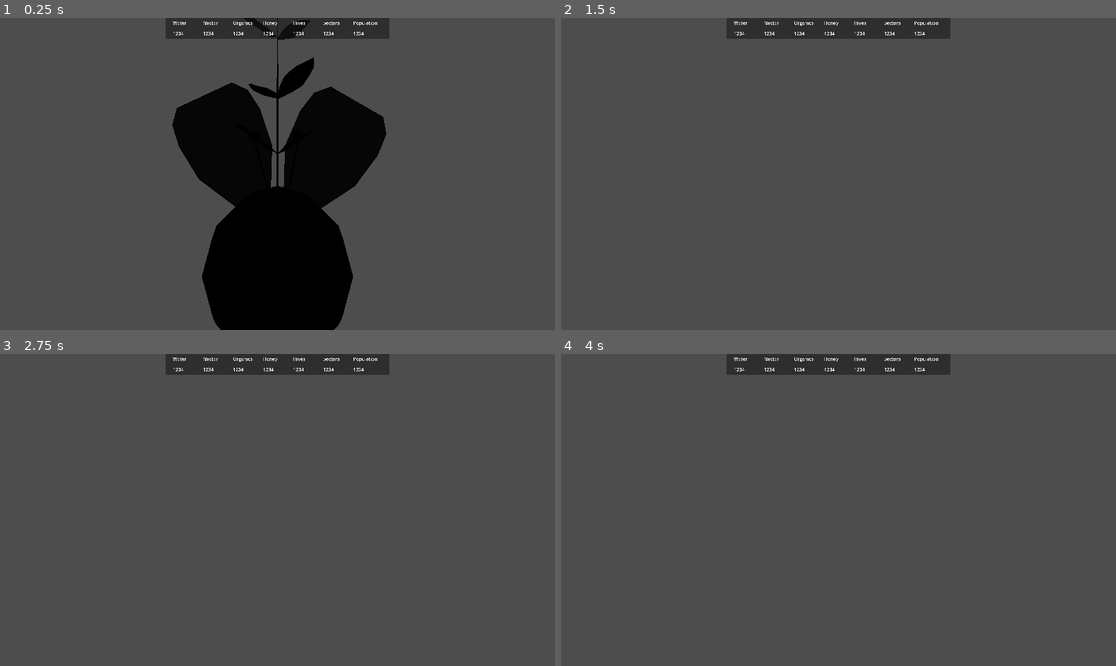
Above: before the commit, frames 1-4 (two rows, left to right).
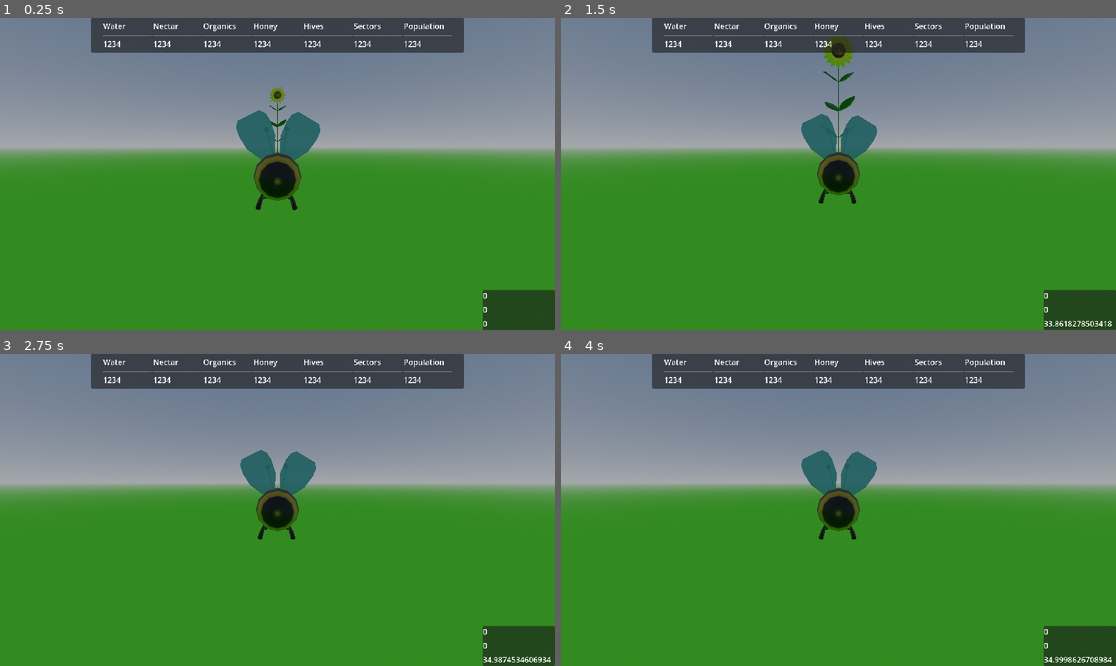
Above: after the commit, the same moments.

Repository: chocolandTV/bee-hiverimps
Game: Godot game, scene res://scenes/_game/game.tscn
Two runs of this game, one before a commit and one after it. Both use one fixed random seed, a clock stepped at 60 frames per second and the inputs below.
Inputs (mouse positions are in pixels of both pictures, inside the frame that each line leads up to):
- Up to frame 1 (0.25 s): no input
- Up to frame 2 (1.5 s): tap Enter at 0.5 s; move the mouse to (866, 174) at 0.52 s; hold Right mouse button (right_click) 0.53-1.28 s; hold W (move_forward) from 0.53 s (still down); click (866, 174) at 0.67 s; move the mouse to (810, 174) at 1.27 s; right-click (810, 174) at 1.35 s; click (810, 174) at 1.42 s
- Up to frame 3 (2.75 s): keep holding W (move_forward); move the mouse to (288, 503) at 2.02 s; hold Right mouse button (right_click) from 2.03 s (still down); click (288, 503) at 2.17 s
- Up to frame 4 (4 s): keep holding W (move_forward); move the mouse to (832, 516) at 2.77 s; release Right mouse button (right_click) at 2.78 s; right-click (832, 516) at 2.85 s; click (832, 516) at 2.92 s; move the mouse to (877, 513) at 3.52 s; hold Right mouse button (right_click) from 3.53 s (still down); click (877, 513) at 3.67 s

The runs differ from the first frame. In frame 1, 95% of the frame differs, in the area x 0-100%, y 0-100%; in frame 2, 96%; in frame 3, 96%; in frame 4, 96%.

Commit message:
blue_move_towards

Diff:
--- a/project.godot
+++ b/project.godot
@@ -23,8 +23,6 @@
 
 [display]
 
-window/size/viewport_width=1920
-window/size/viewport_height=1080
 window/stretch/aspect="expand"
 
 [global_group]
@@ -35,103 +33,63 @@
 organic="ressource_type"
 honey="ressource_type"
 Hive="structure"
+Player=""
 
 [input]
 
 left_click={
 "deadzone": 0.5,
 "events": [Object(InputEventMouseButton,"resource_local_to_scene":false,"resource_name":"","device":-1,"window_id":0,"a …(253 unchanged characters)…
+, Object(InputEventJoypadButton,"resource_local_to_scene":false,"resource_name":"","device":-1,"button_index":0,"pressure":0.0,"pressed":true,"script":null)
 ]
 }
 move_left={
 "deadzone": 0.5,
 "events": [Object(InputEventKey,"resource_local_to_scene":false,"resource_name":"","device":-1,"window_id":0,"alt_press …(191 unchanged characters)…
+, Object(InputEventJoypadMotion,"resource_local_to_scene":false,"resource_name":"","device":-1,"axis":0,"axis_value":-1.0,"script":null)
 ]
 }
 move_right={
 "deadzone": 0.5,
 "events": [Object(InputEventKey,"resource_local_to_scene":false,"resource_name":"","device":-1,"window_id":0,"alt_press …(192 unchanged characters)…
+, Object(InputEventJoypadMotion,"resource_local_to_scene":false,"resource_name":"","device":-1,"axis":0,"axis_value":1.0,"script":null)
 ]
 }
 move_forward={
 "deadzone": 0.5,
 "events": [Object(InputEventKey,"resource_local_to_scene":false,"resource_name":"","device":-1,"window_id":0,"alt_press …(192 unchanged characters)…
+, Object(InputEventJoypadMotion,"resource_local_to_scene":false,"resource_name":"","device":-1,"axis":1,"axis_value":-1.0,"script":null)
 ]
 }
 move_backward={
 "deadzone": 0.5,
 "events": [Object(InputEventKey,"resource_local_to_scene":false,"resource_name":"","device":-1,"window_id":0,"alt_press …(192 unchanged characters)…
-]
-}
-right_click={
-"deadzone": 0.5,
-"events": [Object(InputEventMouseButton,"resource_local_to_scene":false,"resource_name":"","device":-1,"window_id":0,"alt_pressed":false,"shift_pressed":false,"ctrl_pressed":false,"meta_pressed":false,"button_mask":0,"position":Vector2(0, 0),"global_position":Vector2(0, 0),"factor":1.0,"button_index":2,"canceled":false,"pressed":false,"double_click":false,"script":null)
+, Object(InputEventJoypadMotion,"resource_local_to_scene":false,"resource_name":"","device":-1,"axis":1,"axis_value":1.0,"script":null)
 ]
 }
 menu={
 "deadzone": 0.5,
 "events": [Object(InputEventKey,"resource_local_to_scene":false,"resource_name":"","device":-1,"window_id":0,"alt_press …(195 unchanged characters)…
 , Object(InputEventKey,"resource_local_to_scene":false,"resource_name":"","device":-1,"window_id":0,"alt_pressed":false …(183 unchanged characters)…
+, Object(InputEventJoypadButton,"resource_local_to_scene":false,"resource_name":"","device":-1,"button_index":6,"pressure":0.0,"pressed":true,"script":null)
 ]
 }
 move_up={
 "deadzone": 0.5,
 "events": [Object(InputEventKey,"resource_local_to_scene":false,"resource_name":"","device":-1,"window_id":0,"alt_press …(191 unchanged characters)…
+, Object(InputEventJoypadMotion,"resource_local_to_scene":false,"resource_name":"","device":-1,"axis":5,"axis_value":1.0,"script":null)
 ]
 }
 move_down={
 "deadzone": 0.5,
 "events": [Object(InputEventKey,"resource_local_to_scene":false,"resource_name":"","device":-1,"window_id":0,"alt_press …(195 unchanged characters)…
+, Object(InputEventJoypadMotion,"resource_local_to_scene":false,"resource_name":"","device":-1,"axis":4,"axis_value":1.0,"script":null)
 ]
 }
-left_stick_left={
+right_click={
 "deadzone": 0.5,
-"events": [Object(InputEventJoypadMotion,"resource_local_to_scene":false,"resource_name":"","device":-1,"axis":0,"axis_value":-1.0,"script":null)
-]
-}
-left_stick_right={
-"deadzone": 0.5,
-"events": [Object(InputEventJoypadMotion,"resource_local_to_scene":false,"resource_name":"","device":-1,"axis":0,"axis_value":1.0,"script":null)
-]
-}
-left_trigger={
-"deadzone": 0.5,
-"events": [Object(InputEventJoypadMotion,"resource_local_to_scene":false,"resource_name":"","device":-1,"axis":4,"axis_value":1.0,"script":null)
-]
-}
-right_trigger={
-"deadzone": 0.5,
-"events": [Object(InputEventJoypadMotion,"resource_local_to_scene":false,"resource_name":"","device":-1,"axis":5,"axis_value":1.0,"script":null)
-]
-}
-left_stick_up={
-"deadzone": 0.5,
-"events": [Object(InputEventJoypadMotion,"resource_local_to_scene":false,"resource_name":"","device":-1,"axis":1,"axis_value":-1.0,"script":null)
-]
-}
-left_stick_down={
-"deadzone": 0.5,
-"events": [Object(InputEventJoypadMotion,"resource_local_to_scene":false,"resource_name":"","device":-1,"axis":1,"axis_value":1.0,"script":null)
-]
-}
-right_stick_left={
-"deadzone": 0.5,
-"events": [Object(InputEventJoypadMotion,"resource_local_to_scene":false,"resource_name":"","device":-1,"axis":2,"axis_value":-1.0,"script":null)
-]
-}
-right_stick_right={
-"deadzone": 0.5,
-"events": [Object(InputEventJoypadMotion,"resource_local_to_scene":false,"resource_name":"","device":-1,"axis":2,"axis_value":1.0,"script":null)
-]
-}
-right_stick_up={
-"deadzone": 0.5,
-"events": [Object(InputEventJoypadMotion,"resource_local_to_scene":false,"resource_name":"","device":-1,"axis":3,"axis_value":-1.0,"script":null)
-]
-}
-right_stick_down={
-"deadzone": 0.5,
-"events": [Object(InputEventJoypadMotion,"resource_local_to_scene":false,"resource_name":"","device":-1,"axis":3,"axis_value":1.0,"script":null)
+"events": [Object(InputEventMouseButton,"resource_local_to_scene":false,"resource_name":"","device":-1,"window_id":0,"alt_pressed":false,"shift_pressed":false,"ctrl_pressed":false,"meta_pressed":false,"button_mask":0,"position":Vector2(0, 0),"global_position":Vector2(0, 0),"factor":1.0,"button_index":2,"canceled":false,"pressed":false,"double_click":false,"script":null)
+, Object(InputEventJoypadButton,"resource_local_to_scene":false,"resource_name":"","device":-1,"button_index":1,"pressure":0.0,"pressed":true,"script":null)
 ]
 }
 
@@ -154,6 +112,11 @@
 2d_physics/layer_8="guard"
 3d_physics/layer_8="guard"
 
+[physics]
+
+3d/default_gravity=0.0
+3d/default_gravity_vector=Vector3(0, 0, 0)
+
 [rendering]
 
 textures/canvas_textures/default_texture_filter=0
--- /dev/null
+++ b/resources/enviroment.tres
@@ -0,0 +1,7 @@
+[gd_resource type="Environment" load_steps=2 format=3 uid="uid://dqgx2xd3lwjpw"]
+
+[ext_resource type="Sky" uid="uid://pp13hrck8shm" path="res://resources/sky.tres" id="1_5u5cs"]
+
+[resource]
+background_mode = 2
+sky = ExtResource("1_5u5cs")
--- /dev/null
+++ b/resources/sky.tres
@@ -0,0 +1,6 @@
+[gd_resource type="Sky" load_steps=2 format=3 uid="uid://pp13hrck8shm"]
+
+[ext_resource type="Material" uid="uid://b0kgu8fmfn224" path="res://resources/sky_mat.tres" id="1_gd1ax"]
+
+[resource]
+sky_material = ExtResource("1_gd1ax")
--- /dev/null
+++ b/resources/sky_mat.tres
@@ -0,0 +1,4 @@
+[gd_resource type="ProceduralSkyMaterial" format=3 uid="uid://b0kgu8fmfn224"]
+
+[resource]
+ground_bottom_color = Color(0.2, 0.541176, 0.133333, 1)
--- a/scenes/_game/game.tscn
+++ b/scenes/_game/game.tscn
@@ -6,6 +6,7 @@
 [ext_resource type="Script" path="res://scenes/camera/bee_game_camera.gd" id="4_mt2we"]
 [ext_resource type="PackedScene" uid="uid://dqnwjn7m2bolx" path="res://scenes/AI/makro_ai.tscn" id="4_xcci7"]
 [ext_resource type="PackedScene" uid="uid://b60euih65a4qy" path="res://scenes/AI/mikro_ai.tscn" id="5_0pq0v"]
+[ext_resource type="Environment" uid="uid://dqgx2xd3lwjpw" path="res://resources/enviroment.tres" id="7_63ppr"]
 
 [node name="Game_World" type="Node3D"]
 
@@ -24,17 +25,20 @@
 [node name="Flowers" type="Node3D" parent="."]
 
 [node name="sunfLower" parent="Flowers" instance=ExtResource("1_08la1")]
-transform = Transform3D(-4.37114e-08, 0, -1, 0, 1, 0, 1, 0, -4.37114e-08, 0, 0, -9.35436)
+transform = Transform3D(-4.37114e-08, 0, 1, 0, 1, 0, -1, 0, -4.37114e-08, 0, 0, 42.2278)
 
-[node name="Player" parent="." node_paths=PackedStringArray("camera") instance=ExtResource("2_5dbd4")]
+[node name="Player" parent="." instance=ExtResource("2_5dbd4")]
 mouse_sensitivity = Vector2(0.345, 0.37)
-camera = NodePath("../Camera3D")
 
 [node name="Camera3D" parent="." node_paths=PackedStringArray("player") instance=ExtResource("3_qhusv")]
-transform = Transform3D(1, 0, 0, 0, 1, 0, 0, 0, 1, 0, 0, 4.06674)
+transform = Transform3D(-1, 0, -8.74228e-08, 0, 1, 0, 8.74228e-08, 0, -1, 0, 0, -16.369)
 script = ExtResource("4_mt2we")
 player = NodePath("../Player")
+target_distance = 10.53
 
 [node name="Makro_AI" parent="." instance=ExtResource("4_xcci7")]
 
 [node name="Mikro_AI" parent="." instance=ExtResource("5_0pq0v")]
+
+[node name="WorldEnvironment" type="WorldEnvironment" parent="."]
+environment = ExtResource("7_63ppr")
--- a/scenes/characters/Bee_player.tscn
+++ b/scenes/characters/Bee_player.tscn
@@ -47,14 +47,13 @@
 "flying": SubResource("Animation_c338g")
 }
 
-[node name="Bee_player" type="CharacterBody3D"]
+[node name="Bee_player" type="CharacterBody3D" groups=["Player"]]
 script = ExtResource("1_jivfb")
 
 [node name="CollisionShape3D" type="CollisionShape3D" parent="."]
 shape = SubResource("CapsuleShape3D_lcj0i")
 
 [node name="mainBee" parent="." instance=ExtResource("2_sb44p")]
-transform = Transform3D(-1, 0, 8.74228e-08, 0, 1, 0, -8.74228e-08, 0, -1, 0, 0, 0)
 
 [node name="Skeleton3D" parent="mainBee/Armature" index="0"]
 bones/11/position = Vector3(0.507713, 2.11793, 0.98719)
--- a/scenes/characters/bee_player.gd
+++ b/scenes/characters/bee_player.gd
@@ -1,106 +1,61 @@
 extends CharacterBody3D
 
-@export var speed := 10.0
-@export var boost_speed := 20.0
-@export var rotation_speed := 5.0
+@export var speed := 35.0
+@export var rotation_speed := 35.0
+@export var fly_speed := 1.0
 
 # For smoother controller/mouse movement
-@export var acceleration := 5.0
+@export var acceleration := 3.5
 @export var fraction : GAME_FRACTION.CLASS
-var player_velocity := Vector3.ZERO
-var is_boosting := false
-
 # Mouse sensitivity for look around
 @export var mouse_sensitivity := Vector2(0.1, 0.1)
-var mouse_position : Vector2
-# Camera and orientation
-@export var camera: Camera3D
-var rotation_x := 0.0
-var rotation_y := 0.0
+#CONST
+const STRAFE_DAMPING : float = 0.75
+#move_towards
+var current_acceleration :float = 0.0
+
+var camera : Camera3D
+var body_velocity : Vector3
+var is_boosting : bool =false
+######### mouse data
+var last_mouse_relative : Vector2
+## get difference from mouse motion
+var mouse_relative : Vector2
+var fly_relative : float
+#### Directions
+var move_direction : Vector2
+var look_direction : Vector2
+var fly_direction : float = 0.0
 
 func _ready():
-    if camera == null:
-        camera = get_node("Camera3D")
-    Input.set_mouse_mode(Input.MOUSE_MODE_CAPTURED)
-
-func _process(delta):
-    _handle_input(delta)
-    _move(delta)
-    _rotate(delta)
+    # get Camera
+    pass
 
 func _input(event):
+    move_direction = Input.get_vector("move_right", "move_left", "move_backward", "move_forward")
+    if event.is_action_pressed("move_up"):
+        fly_relative = 1
+    if event.is_action_released("move_up"):
+        fly_relative = 0
+
+    if event.is_action_pressed("move_down"):
+        fly_relative = -1
+    if event.is_action_released("move_down"):
+        fly_relative = 0
+
     if event is InputEventMouseMotion:
-        mouse_position = event.position
+        #get new mouseposition
+        mouse_relative = event.relative
+        #get vector for difference
+        look_direction = last_mouse_relative - mouse_relative
+        print("look_direction: ", look_direction)
+        #set last mouseposition
+        last_mouse_relative = mouse_relative
 
-# Handle both keyboard/mouse and controller input
-func _handle_input(delta):
-    var input_direction := Vector3.ZERO
+func _physics_process(_delta):
+    current_acceleration  = move_toward(current_acceleration, acceleration, _delta)
 
-    # Keyboard input
-    if Input.is_action_pressed("move_forward"):
-        input_direction.z -= 1
-    if Input.is_action_pressed("move_backward"):
-        input_direction.z += 1
-    if Input.is_action_pressed("move_left"):
-        input_direction.x -= 1
-    if Input.is_action_pressed("move_right"):
-        input_direction.x += 1
-    if Input.is_action_pressed("move_up"):
-        input_direction.y += 1
-    if Input.is_action_pressed("move_down"):
-        input_direction.y -= 1
-
-    # Controller input (assuming the left stick for movement, right stick for look)
-    var controller_direction := Vector3(
-        Input.get_axis("left_stick_left", "left_stick_right"),
-        Input.get_axis("left_trigger", "right_trigger"),  # Assuming triggers for up/down
-        Input.get_axis("left_stick_up", "left_stick_down")
-    )
-
-    # Combine inputs
-    if controller_direction != Vector3.ZERO:
-        input_direction = controller_direction
-
-    # Normalize to prevent faster diagonal movement
-    if input_direction.length() > 1:
-        input_direction = input_direction.normalized()
-
-    # # Boost handling (for both controller and keyboard)
-    # is_boosting = Input.is_action_pressed("fly_boost")
-
-    # Update player_velocity smoothly
-    var target_speed := boost_speed #if is_boosting else speed
-    var target_velocity := input_direction * target_speed
-    player_velocity = player_velocity.lerp(target_velocity, acceleration * delta)
-
-# Move the bee based on player_velocity
-func _move(_delta):
+    body_velocity = Vector3(move_direction.x * 0.75,fly_relative, move_direction.y)
+    velocity = lerp(velocity, body_velocity * speed, acceleration* _delta) #   3.5 * 0.001
+    #body_velocity= move_toward(0, acceleration, _delta)
     move_and_slide()
-
-# Rotate the bee based on mouse or controller input
-func _rotate(delta):
-    # Mouse look
-    var mouse_delta := mouse_position * mouse_sensitivity
-    rotation_x -= mouse_delta.y
-    rotation_y -= mouse_delta.x
-
-    # Clamp vertical rotation
-    rotation_x = clamp(rotation_x, -90.0, 90.0)
-
-    # Rotate the bee
-    rotation.y = rotation_y
-    camera.rotation.x = deg_to_rad(rotation_x)
-
-    # Controller look
-    var controller_look : Vector2 = Vector2(
-        Input.get_axis("right_stick_left", "right_stick_right"),
-        Input.get_axis("right_stick_up", "right_stick_down")
-    ) * rotation_speed * delta
-
-    rotation_y -= controller_look.x
-    rotation_x -= controller_look.y
-    rotation_x = clamp(rotation_x, -90.0, 90.0)
-
-    # Apply the rotations
-    rotation.y = rotation_y
-    camera.rotation.x = deg_to_rad(rotation_x)
--- /dev/null
+++ b/scenes/menu/debug_player_speed.gd
@@ -0,0 +1,20 @@
+extends VBoxContainer
+
+@onready var label_x : Label = $Label_x
+@onready var label_y : Label = $Label_y
+@onready var label_z : Label = $Label_z
+
+var player_node : CharacterBody3D
+
+func _ready():
+
+	player_node = get_tree().get_nodes_in_group("Player")[0]
+
+func _process(_delta):
+	if player_node != null:
+		updateUI()
+
+func updateUI():
+	label_x.text = str(player_node.velocity.x)
+	label_y.text = str(player_node.velocity.y)
+	label_z.text = str(player_node.velocity.z)
--- a/scenes/menu/ui.tscn
+++ b/scenes/menu/ui.tscn
@@ -1,6 +1,7 @@
-[gd_scene load_steps=2 format=3 uid="uid://c01xrshddxx6h"]
+[gd_scene load_steps=3 format=3 uid="uid://c01xrshddxx6h"]
 
 [ext_resource type="Script" path="res://scenes/menu/ui.gd" id="1_q36sn"]
+[ext_resource type="Script" path="res://scenes/menu/debug_player_speed.gd" id="2_rpau7"]
 
 [node name="UI" type="Control" node_paths=PackedStringArray("job_water_value", "job_nectar_value", "job_construction_value", "job_guard_value", "job_evolve_value")]
 layout_mode = 3
@@ -130,3 +131,34 @@
 custom_minimum_size = Vector2(100, 25)
 layout_mode = 2
 text = "1234"
+
+[node name="Speed_Debug" type="PanelContainer" parent="."]
+layout_mode = 1
+anchors_preset = 3
+anchor_left = 1.0
+anchor_top = 1.0
+anchor_right = 1.0
+anchor_bottom = 1.0
+offset_left = -40.0
+offset_top = -40.0
+grow_horizontal = 0
+grow_vertical = 0
+
+[node name="VBoxContainer" type="VBoxContainer" parent="Speed_Debug"]
+layout_mode = 2
+script = ExtResource("2_rpau7")
+
+[node name="Label_x" type="Label" parent="Speed_Debug/VBoxContainer"]
+custom_minimum_size = Vector2(150, 25)
+layout_mode = 2
+text = "Speed: X = 555"
+
+[node name="Label_y" type="Label" parent="Speed_Debug/VBoxContainer"]
+custom_minimum_size = Vector2(150, 25)
+layout_mode = 2
+text = "Speed: Y = 555"
+
+[node name="Label_z" type="Label" parent="Speed_Debug/VBoxContainer"]
+custom_minimum_size = Vector2(150, 25)
+layout_mode = 2
+text = "Speed: Z = 555"
Not shown: 1 places in scenes/_game/game.tscn that only renumber resources
